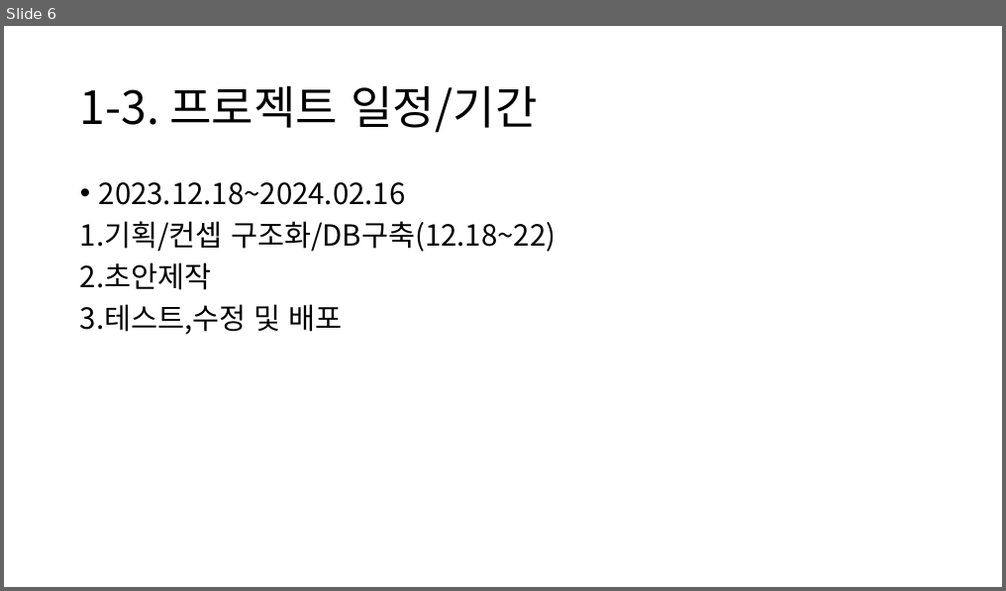
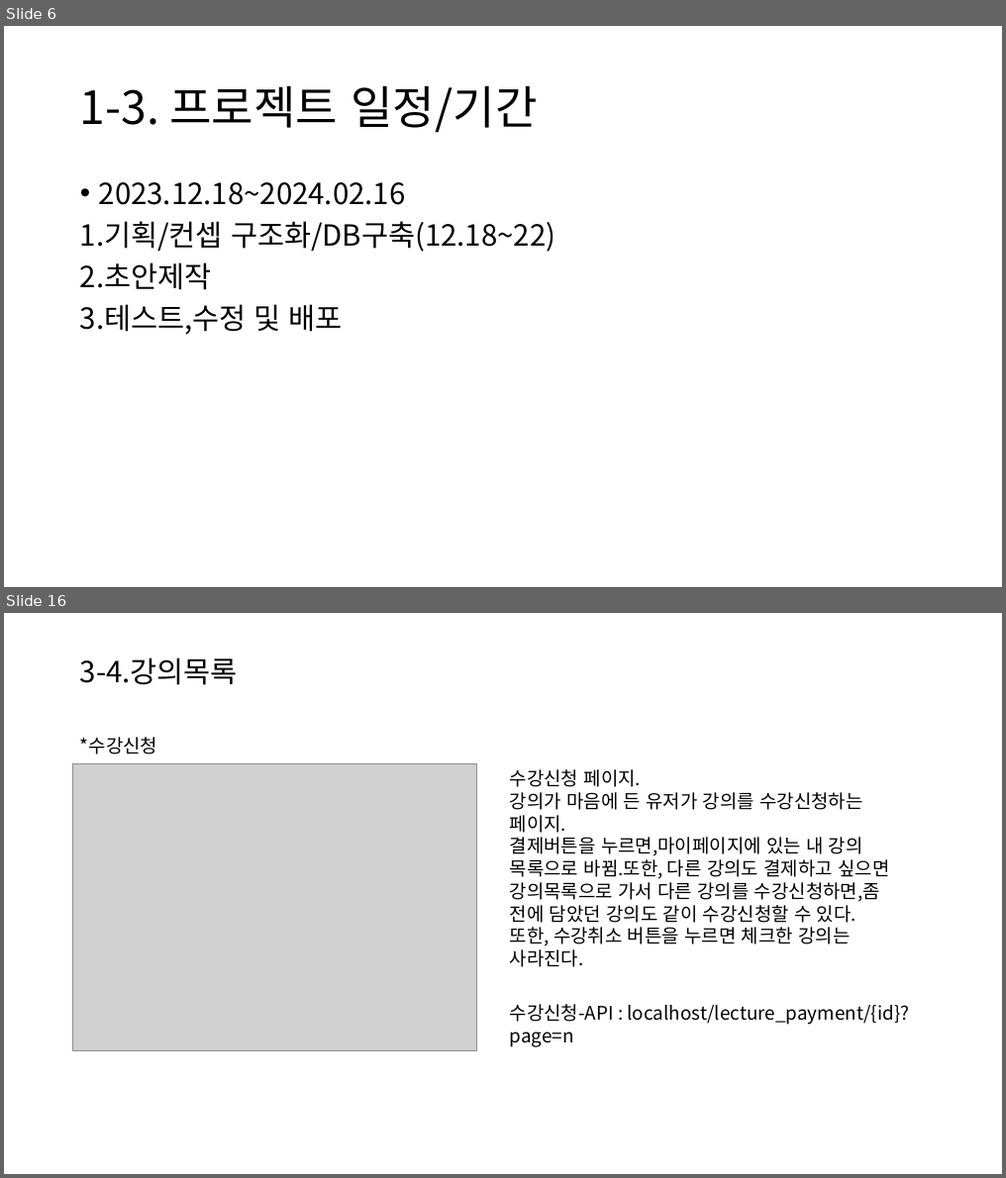
Before and after one commit to choigo1996/discord, a slide deck: 2차 프로젝트/2차 프로젝트.pptx. Shown one above the other, each under a label of ours: slide 6 before the commit, slides 6 and 16 after it; the slides between them are not shown. The pictures are 1006x591 and 1006x1178 pixels, drawn with LibreOffice and Linux fonts; fonts in the diff are those of the drawing; grey boxes stand for pictures. Boxes give left, top, right and bottom in pixels: in the first picture for what was removed or moved away, otherwise in the second. Text is boxed around its words. In the diff, an @@ line names an element or a change of style, - is before the commit and + after.

```diff
--- a/2차 프로젝트/2차 프로젝트.pptx
+++ b/2차 프로젝트/2차 프로젝트.pptx
@@ slide 16 added at box(4, 613, 1002, 1174), background #FFFFFF @@
@@ title added at box(80, 658, 238, 685), 28 pt, text #000000 @@
+3-4.강의목록
@@ text added at box(80, 737, 157, 755), 18 pt, text #000000 @@
+*수강신청
@@ picture added at box(73, 763, 477, 1051) @@
@@ text added at box(510, 769, 889, 967), 18 pt, text #000000 @@
+수강신청 페이지.
+강의가 마음에 든 유저가 강의를 수강신청하는 페이지.
+결제버튼을 누르면,마이페이지에 있는 내 강의 목록으로 바뀜.또한, 다른 강의도 결제하고 싶으면 강의목록으로 가서 다른 강의를 수강신청하면,좀 전에 담았던 강의도 같이 수강신청할 수 있다.
+또한, 수강취소 버튼을 누르면 체크한 강의는 사라진다.
@@ text added at box(510, 1004, 910, 1048), 18 pt, text #000000 @@
+수강신청-API : localhost/lecture_payment/{id}?page=n
```
Also in this commit, not shown: 2 slides changed, 13 other slides added, 6 slides removed.
